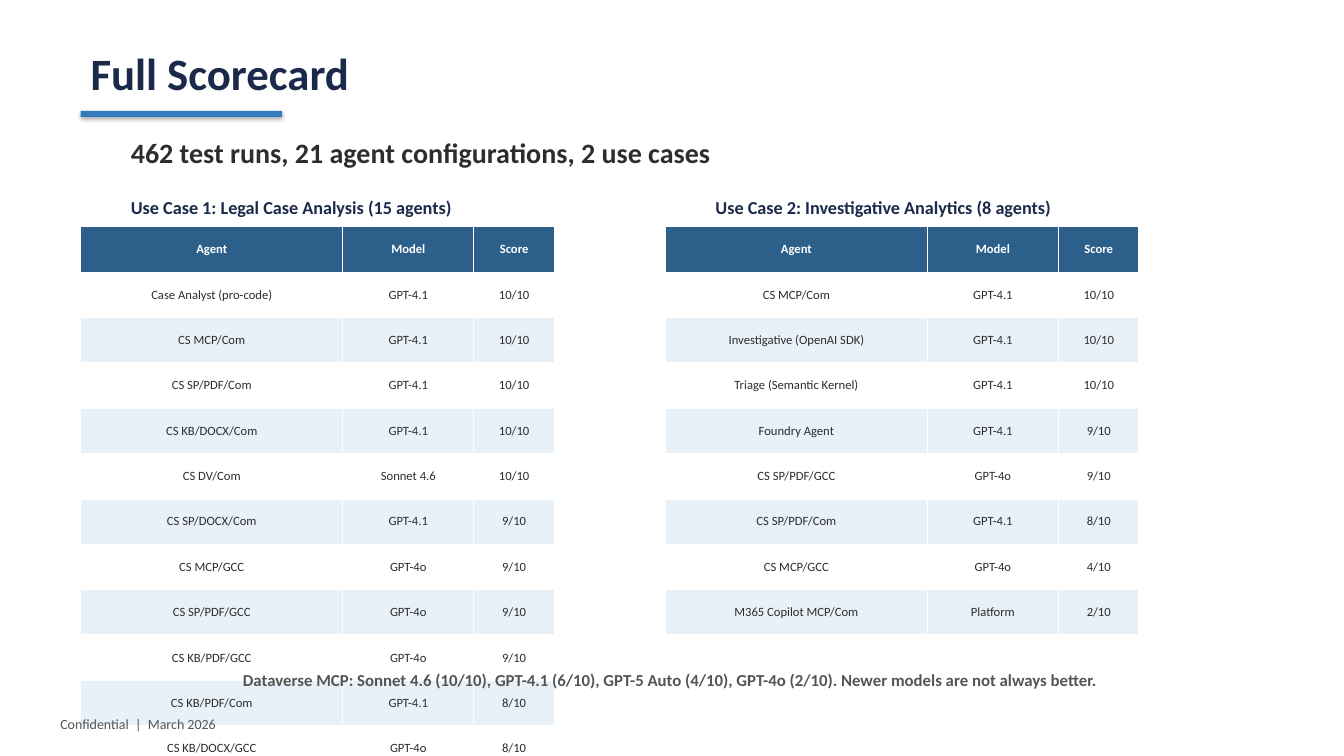
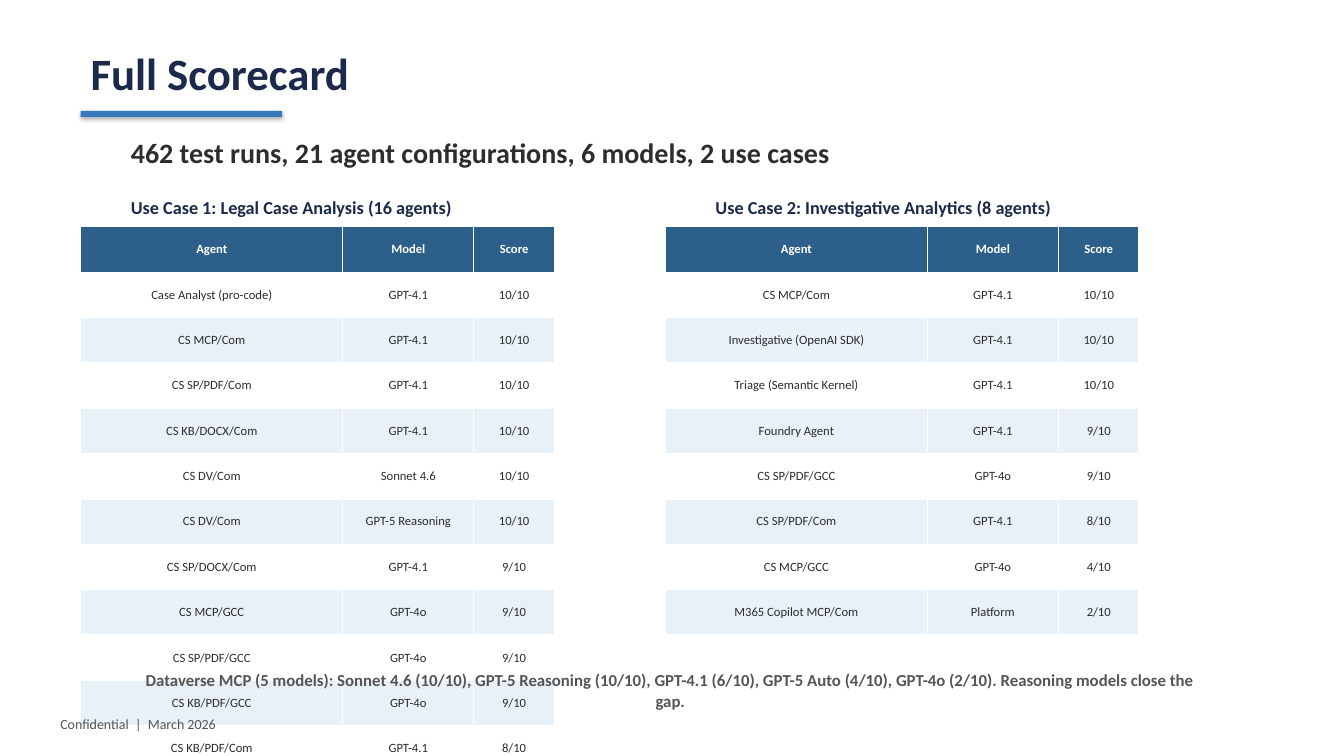
Before and after one commit to pogorman/dss-legal-case-agent, a slide deck: slide 26 of decks/agent-fidelity-spectrum.pptx. Drawn at 1344x756 pixels with LibreOffice and Linux fonts; fonts in the diff are those of the drawing. Boxes give left, top, right and bottom in pixels: in the first picture for what was removed or moved away, otherwise in the second. Text is boxed around its words. In the diff, an @@ line names an element or a change of style, - is before the commit and + after.

```diff
--- a/decks/agent-fidelity-spectrum.pptx
+++ b/decks/agent-fidelity-spectrum.pptx
@@ text at <box>131,143,829,168</box>: text changed @@
-462 test runs, 21 agent configurations, 2 use cases
+462 test runs, 21 agent configurations, 6 models, 2 use cases
@@ text at <box>131,200,451,217</box>: text changed @@
-Use Case 1: Legal Case Analysis (15 agents)
+Use Case 1: Legal Case Analysis (16 agents)
@@ table at <box>81,227,555,756</box> @@
+row 7: CS DV/Com | GPT-5 Reasoning | 10/10
@@ text at <box>146,674,1193,710</box>: text changed @@
-Dataverse MCP: Sonnet 4.6 (10/10), GPT-4.1 (6/10), GPT-5 Auto (4/10), GPT-4o (2/10). Newer models are not always better.
+Dataverse MCP (5 models): Sonnet 4.6 (10/10), GPT-5 Reasoning (10/10), GPT-4.1 (6/10), GPT-5 Auto (4/10), GPT-4o (2/10). Reasoning models close the gap.
```
Also in this commit, not shown: 4 other slides changed, 16 other files.
